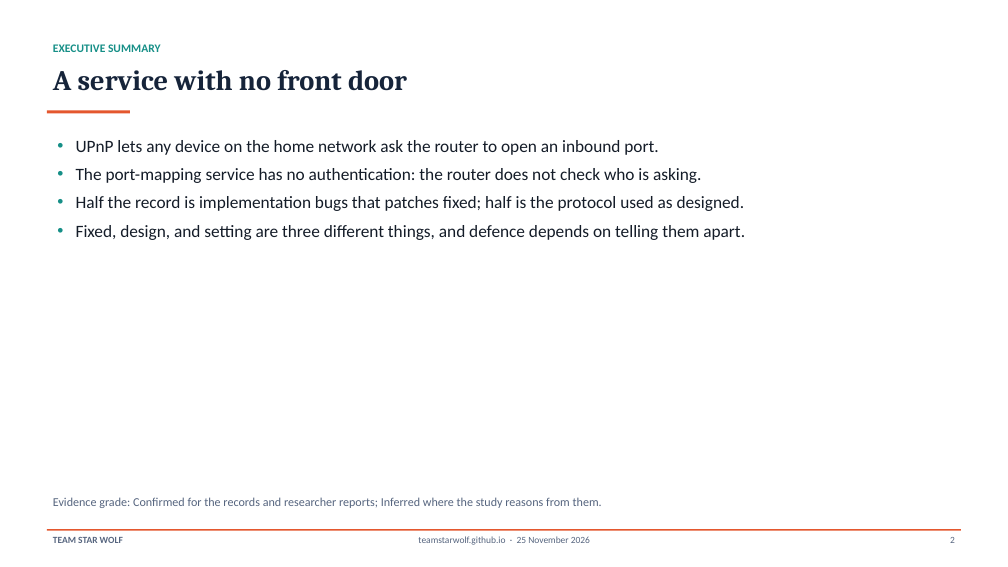
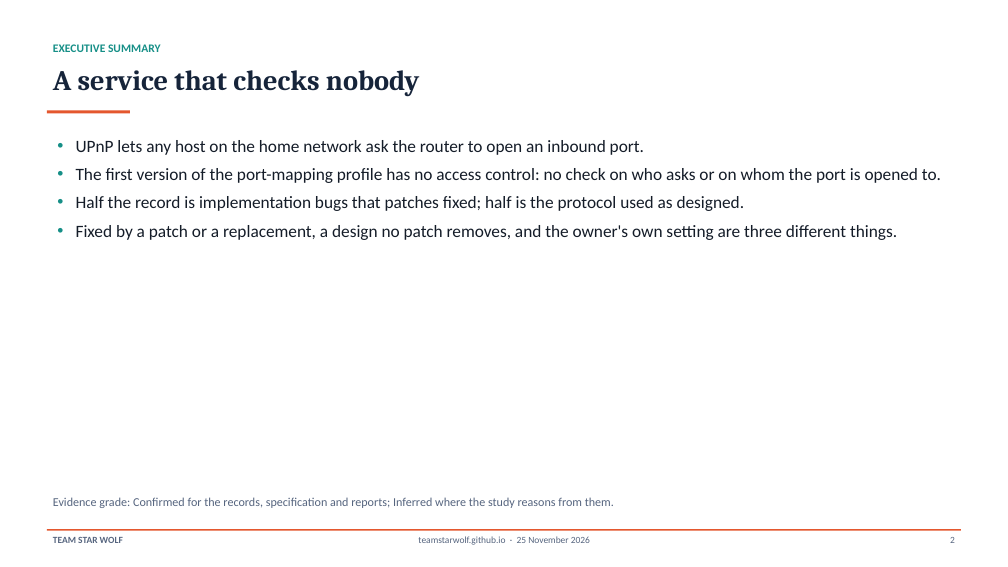
Before and after one commit to TeamStarWolf/TeamStarWolf, a slide deck: slide 2 of case-studies/slides/UPnP_Home_Network_Case_Study.pptx. Drawn at 1008x567 pixels with LibreOffice and Linux fonts; fonts in the diff are those of the drawing. Boxes give left, top, right and bottom in pixels: in the first picture for what was removed or moved away, otherwise in the second. Text is boxed around its words. In the diff, an @@ line names an element or a change of style, - is before the commit and + after.

```diff
--- a/case-studies/slides/UPnP_Home_Network_Case_Study.pptx
+++ b/case-studies/slides/UPnP_Home_Network_Case_Study.pptx
@@ text at <box>53,70,420,97</box>: text changed @@
-A service with no front door
+A service that checks nobody
@@ text at <box>76,140,941,183</box>: text changed @@
-• UPnP lets any device on the home network ask the router to open an inbound port.
-• The port-mapping service has no authentication: the router does not check who is asking.
+• UPnP lets any host on the home network ask the router to open an inbound port.
+• The first version of the port-mapping profile has no access control: no check on who asks or on whom the port is opened to.
@@ text at <box>76,225,897,240</box>: text changed @@
-• Fixed, design, and setting are three different things, and defence depends on telling them apart.
+• Fixed by a patch or a replacement, a design no patch removes, and the owner's own setting are three different things.
@@ text at <box>53,497,614,508</box>: text changed @@
-Evidence grade: Confirmed for the records and researcher reports; Inferred where the study reasons from them.
+Evidence grade: Confirmed for the records, specification and reports; Inferred where the study reasons from them.
```
Also in this commit, not shown: 12 other slides changed, 7 other files.
